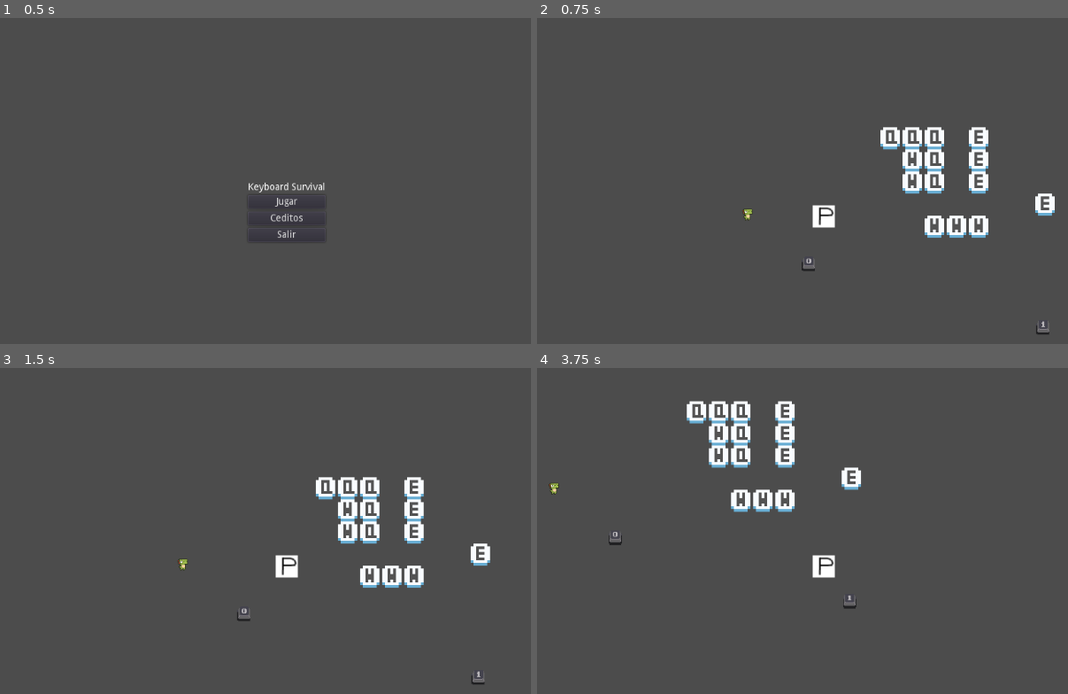
Above: before the commit, frames 1-4 (two rows, left to right).
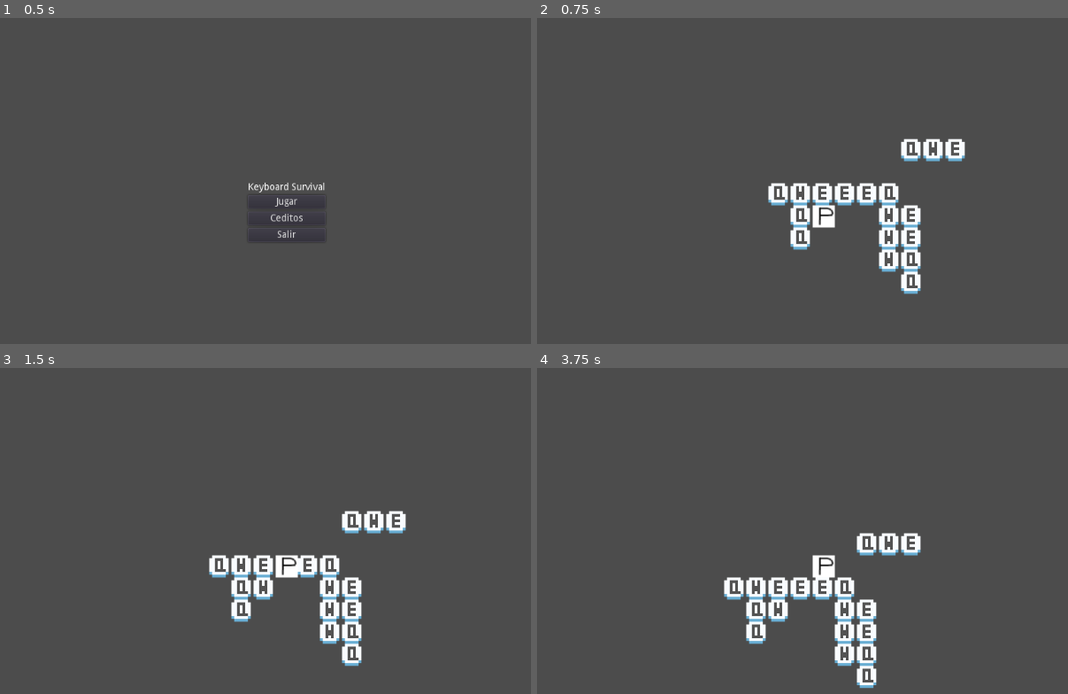
Above: after the commit, the same moments.

Repository: Frocoa/KeyboardSurvival
Game: Godot game, scene res://Scenes/main_menu.tscn
The game is run twice, just before and just after one commit, with the same random seed, the same clock (stepped at 60 frames per second) and the same inputs.
Inputs:
- Up to frame 1 (0.5 s): no input
- Up to frame 2 (0.75 s): click "Jugar" at 0.5 s
- Up to frame 3 (1.5 s): tap Enter at 1.25 s; hold Right (right) from 1.28 s (still down); tap E (E) at 1.35 s
- Up to frame 4 (3.75 s): tap W (W) at 1.55, 2.1, 3.05 s; release Right (right) at 2.03 s; hold Down (down) 2.03-2.78 s; tap E (E) at 2.3, 2.85 s; hold Right (right) 2.78-3.53 s; hold Up (up) from 3.53 s (still down); tap Q (Q) at 3.6 s

Frame 1 is identical in both runs. In frame 2, 6.1% of the frame differs, in the area x 38-98%, y 33-98%; in frame 3, 6.0%; in frame 4, 6.6%, in the area x 2-73%, y 10-99%.

Commit message:
grid movement

Diff:
--- a/Player.gd
+++ /dev/null
@@ -1,16 +0,0 @@
-extends Node2D
-
-
-# Declare member variables here. Examples:
-# var a = 2
-# var b = "text"
-
-
-# Called when the node enters the scene tree for the first time.
-func _ready():
-	pass # Replace with function body.
-
-
-# Called every frame. 'delta' is the elapsed time since the previous frame.
-#func _process(delta):
-#	pass
--- a/Scenes/charles.tscn
+++ b/Scenes/charles.tscn
@@ -1,6 +1,4 @@
-[gd_scene load_steps=3 format=2]
-
-[ext_resource path="res://Sprites/Dinosaurs/DinoSprites - vita.png" type="Texture" id=1]
+[gd_scene load_steps=2 format=2]
 
 [sub_resource type="CapsuleShape2D" id=1]
 radius = 6.0
@@ -9,7 +7,6 @@
 [node name="charles" type="Node2D"]
 
 [node name="sprite" type="Sprite" parent="."]
-texture = ExtResource( 1 )
 hframes = 24
 
 [node name="RigidBody2D" type="RigidBody2D" parent="."]
--- a/Scenes/main.tscn
+++ b/Scenes/main.tscn
@@ -1,10 +1,6 @@
-[gd_scene load_steps=14 format=2]
+[gd_scene load_steps=10 format=2]
 
-[ext_resource path="res://Sprites/Spritesheets/1.png" type="Texture" id=1]
-[ext_resource path="res://Sprites/Spritesheets/0.png" type="Texture" id=2]
-[ext_resource path="res://Scenes/charles.tscn" type="PackedScene" id=3]
-[ext_resource path="res://Player.gd" type="Script" id=4]
-[ext_resource path="res://Scenes/key.gd" type="Script" id=5]
+[ext_resource path="res://Scripts/main.gd" type="Script" id=4]
 [ext_resource path="res://Scenes/player.tscn" type="PackedScene" id=6]
 [ext_resource path="res://Sprites/tiles/buttons2.png" type="Texture" id=7]
 [ext_resource path="res://Sprites/tiles/buttons.png" type="Texture" id=8]
@@ -129,34 +125,16 @@
 [node name="Scene" type="Node2D"]
 script = ExtResource( 4 )
 
-[node name="TileMap" type="TileMap" parent="."]
+[node name="tileMap" type="TileMap" parent="."]
 tile_set = SubResource( 4 )
 cell_size = Vector2( 32, 32 )
 cell_quadrant_size = 32
 format = 1
-tile_data = PoolIntArray( -262138, 0, 0, -262137, 0, 0, -262136, 0, 0, -262134, 4, 0, -196601, 2, 0, -196600, 0, 0, -196598, 4, 0, -131065, 2, 0, -131064, 0, 0, -131062, 4, 0, -65523, 4, 0, 8, 2, 0, 9, 2, 0, 10, 2, 0 )
+tile_data = PoolIntArray( -131068, 0, 0, -131067, 2, 0, -131066, 4, 0, 65534, 0, 0, 65535, 2, 0, 0, 4, 0, 1, 4, 0, 2, 4, 0, 3, 0, 0, 131071, 0, 0, 65536, 2, 0, 65539, 2, 0, 65540, 4, 0, 196607, 0, 0, 131075, 2, 0, 131076, 4, 0, 196611, 2, 0, 196612, 0, 0, 262148, 0, 0 )
 script = ExtResource( 9 )
 
-[node name="key0" type="Node2D" parent="."]
-script = ExtResource( 5 )
+[node name="player" parent="." instance=ExtResource( 6 )]
+position = Vector2( -16, 16 )
 
-[node name="sprite" type="Sprite" parent="key0"]
-position = Vector2( 88, 69 )
-texture = ExtResource( 2 )
-hframes = 3
-
-[node name="key1" type="Node2D" parent="."]
-
-[node name="sprite" type="Sprite" parent="key1"]
-position = Vector2( 427, 161 )
-texture = ExtResource( 1 )
-hframes = 3
-
-[node name="charles" parent="." instance=ExtResource( 3 )]
-position = Vector2( 0, -2 )
-
-[node name="KinematicBody2D" parent="." instance=ExtResource( 6 )]
-position = Vector2( 110, 1 )
-
-[node name="Camera2D" type="Camera2D" parent="KinematicBody2D"]
+[node name="Camera2D" type="Camera2D" parent="player"]
 current = true
--- /dev/null
+++ b/Scripts/main.gd
@@ -0,0 +1,47 @@
+extends Node
+
+var tile_size = 32
+onready var player = get_node("player")
+onready var tilemap = get_node("tileMap")
+var directions = {
+	"up": Vector2.UP,
+	"down": Vector2.DOWN,
+	"left": Vector2.LEFT,
+	"right": Vector2.RIGHT
+}
+
+func _ready():
+	pass # Replace with function body.
+
+func getGridPosition(coordinate):
+	return tilemap.world_to_map(tilemap.to_local(coordinate))
+
+func getTileId(gridPos):
+	return tilemap.get_cellv(gridPos)
+
+func _process(delta):
+
+	# esto es para mover el mono libremente y debugear
+	if Input.is_action_just_pressed("up"):
+		player.position += Vector2.UP * tile_size
+	if Input.is_action_just_pressed("down"):
+		player.position += Vector2.DOWN * tile_size
+	if Input.is_action_just_pressed("left"):
+		player.position += Vector2.LEFT * tile_size
+	if Input.is_action_just_pressed("right"):
+		player.position += Vector2.RIGHT * tile_size
+
+	var tileIds = tilemap.getIds()
+	var playerGridPos = getGridPosition(player.position)
+	var adjacentTileIds = {
+		"up": getTileId(playerGridPos - Vector2.UP),
+		"down": getTileId(playerGridPos - Vector2.DOWN),
+		"left": getTileId(playerGridPos - Vector2.LEFT),
+		"right": getTileId(playerGridPos - Vector2.RIGHT)
+	}
+
+	for dir in adjacentTileIds:
+		var key = tilemap.findTileKeyById(adjacentTileIds[dir])
+		if key != "NOTFOUND" and Input.is_action_just_pressed(key):
+			player.position -= directions[dir] * tile_size
+			break
--- a/Scripts/player_script.gd
+++ b/Scripts/player_script.gd
@@ -1,27 +1,14 @@
 extends KinematicBody2D
 
-var velocity : Vector2 = Vector2()
-var direction : Vector2 = Vector2()
+var tile_size = 32
 
-
+func _ready():
+	position = position.snapped(Vector2.ONE * tile_size)
+	position += Vector2.ONE * tile_size/2
 
 func read_input():
-	velocity = Vector2()
-	if Input.is_action_pressed("up"):
-		velocity.y -= 1
-		direction = Vector2(0, -1)
-	if Input.is_action_pressed("down"):
-		velocity.y += 1
-		direction = Vector2(0, 1)
-	if Input.is_action_pressed("left"):
-		velocity.x -= 1
-		direction = Vector2(-1, 0)
-	if Input.is_action_pressed("right"):
-		velocity.x += 1
-		direction = Vector2(1, 0)
+	pass
 
-	velocity = velocity.normalized()
-	velocity = move_and_slide(velocity * 200)
 
 func _physics_process(delta):
 	read_input()
--- a/Scripts/tiles.gd
+++ b/Scripts/tiles.gd
@@ -5,6 +5,15 @@
 	"W": [2, 3],
 	"E": [4, 5]
 }
+
+func getIds():
+	return ids
+
+func findTileKeyById(id):
+	for key in ids:
+		if id in ids[key]:
+			return  key
+	return "NOTFOUND"
 
 func handle_input(input):
 	if Input.is_action_just_pressed(input):
